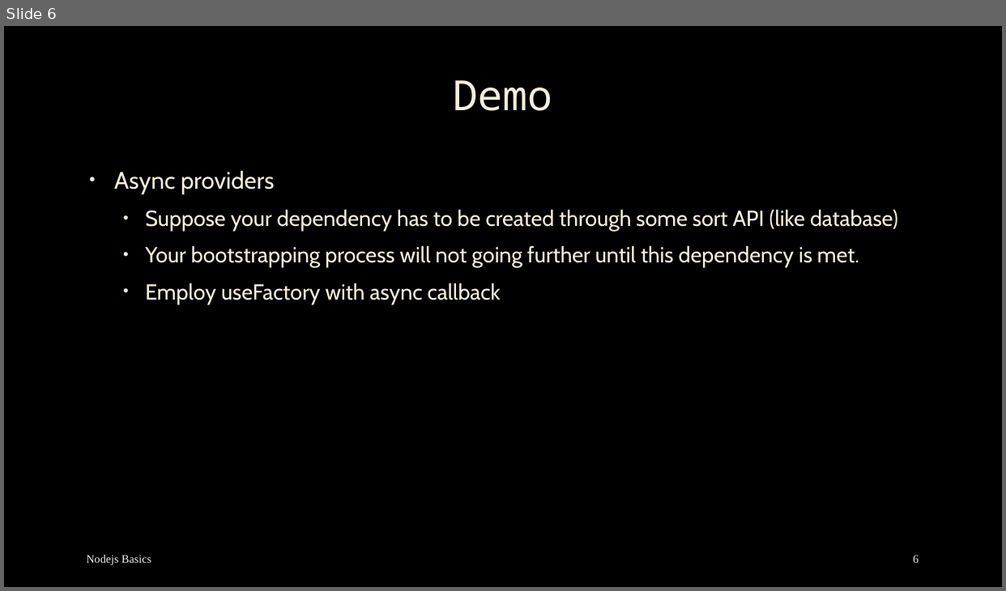
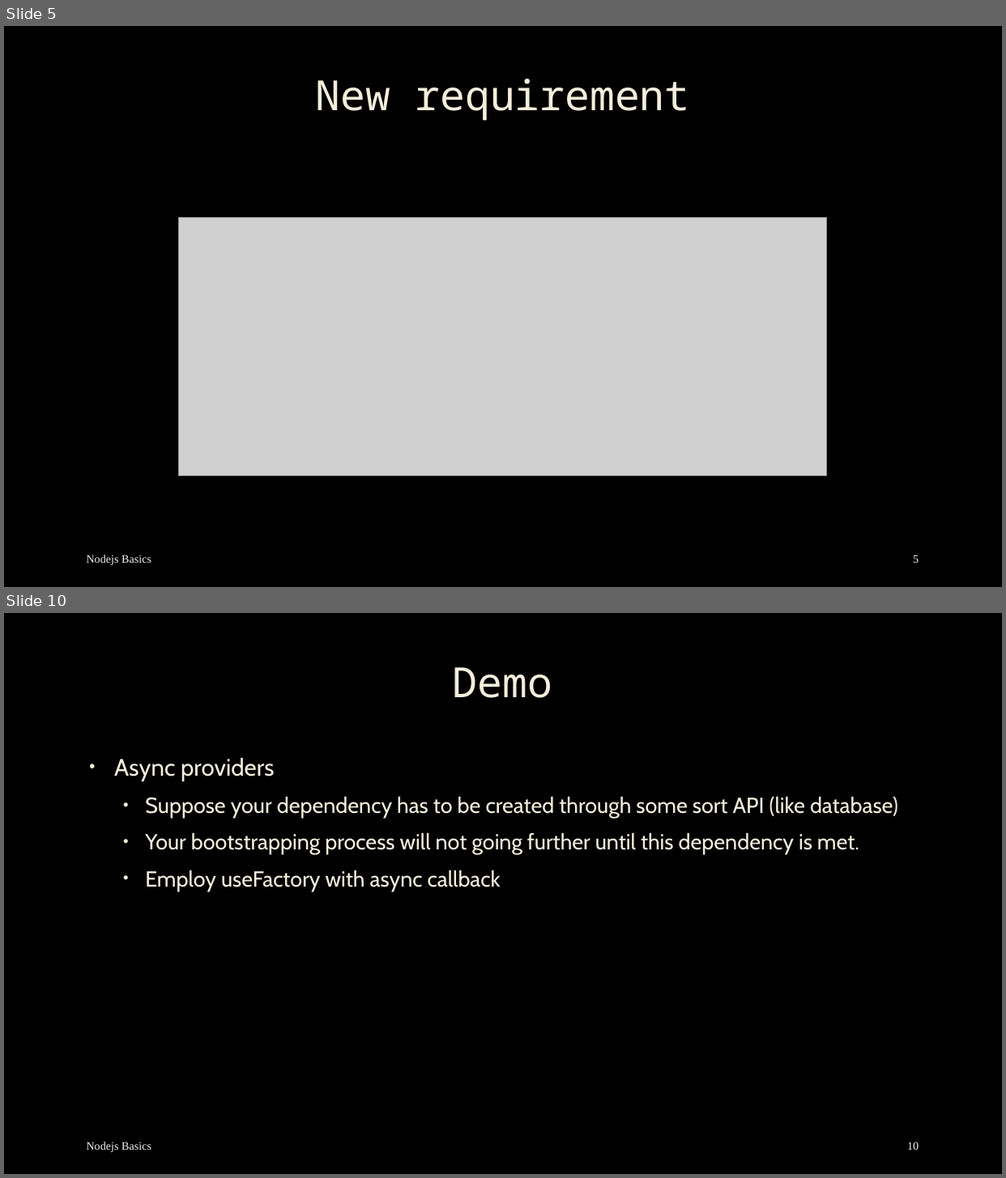
Before and after one commit to mostafa8026/nestjs-course, a slide deck: nestjs/nestjs-04.pptx. Shown one above the other, each under a label of ours: slide 6 before the commit, slides 5 and 10 after it; the slides between them are not shown. The pictures are 1006x591 and 1006x1178 pixels, drawn with LibreOffice and Linux fonts; fonts in the diff are those of the drawing; grey boxes stand for pictures; background and template pictures are left out. Boxes give left, top, right and bottom in pixels: in the first picture for what was removed or moved away, otherwise in the second. Text is boxed around its words. In the diff, an @@ line names an element or a change of style, - is before the commit and + after.

```diff
--- a/nestjs/nestjs-04.pptx
+++ b/nestjs/nestjs-04.pptx
@@ slide 5 added at (4,26,1002,587), background picture (left out) @@
@@ title added at (316,79,690,121), 40 pt, text #F4EEDC @@
+New requirement
@@ picture added at (178,218,828,476) @@
@@ text added at (87,555,151,565), 11 pt, text #F2F2F2 @@
+Nodejs Basics
@@ page number added at (913,555,918,563), 11 pt, text #F2F2F2 @@
+5
@@ what was slide 6 is now slide 10 @@
@@ page number at (907,1142,918,1150): text changed @@
-6
+10
```
Also in this commit, not shown: 5 slides changed, 5 other slides added, 49 other files.
